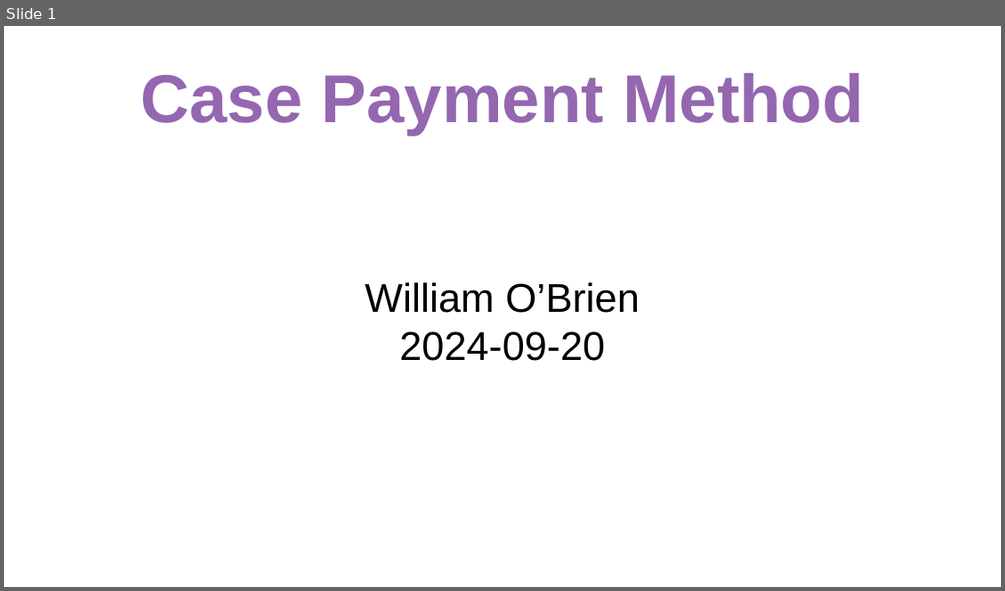
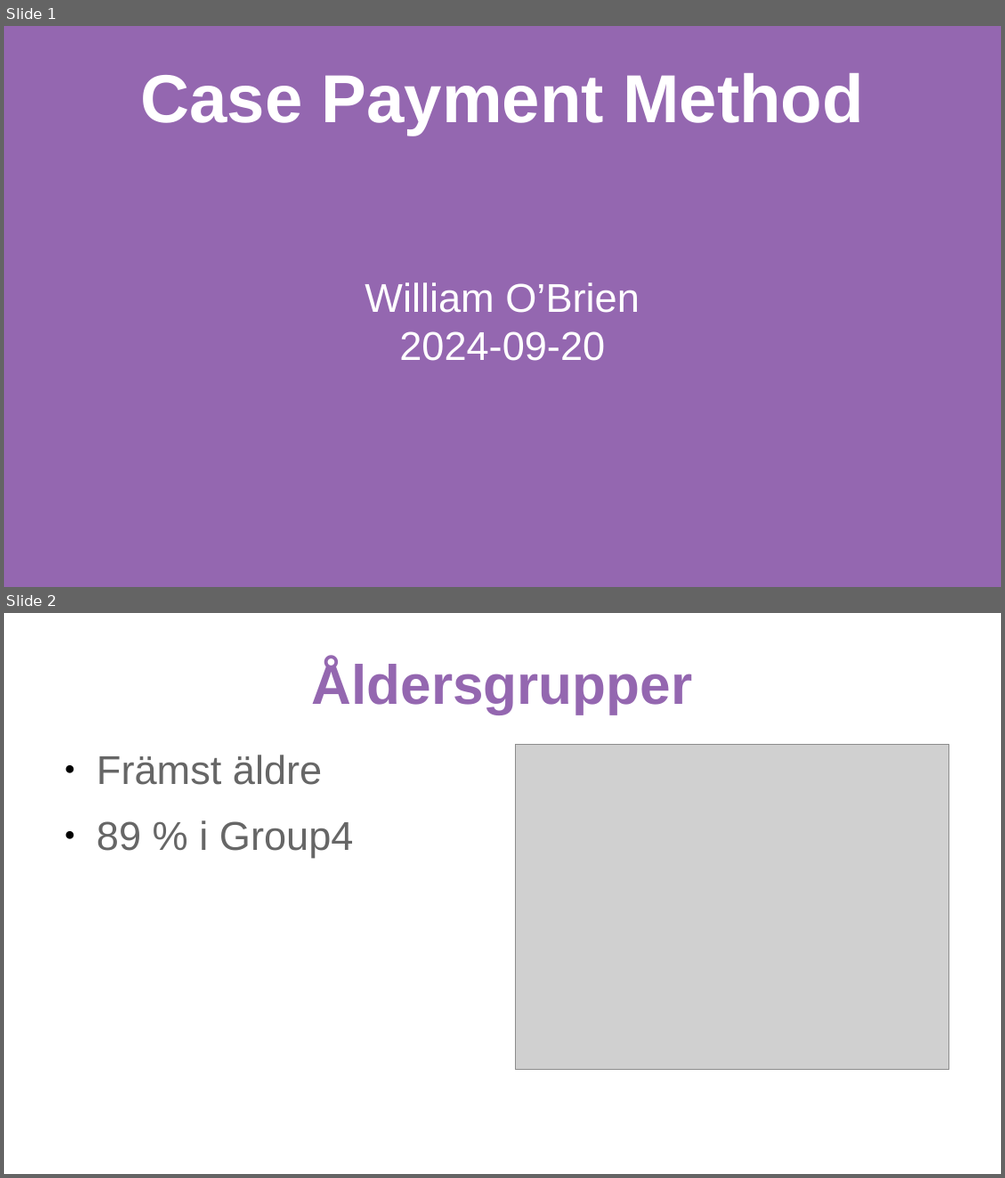
Before and after one commit to samfromsatc/payment_method_case_if, a slide deck: presentation_payment_method.odp. Shown one above the other, each under a label of ours: slide 1 before the commit, slides 1 and 2 after it. The pictures are 1005x591 and 1005x1178 pixels, drawn with LibreOffice and Linux fonts; fonts in the diff are those of the drawing; grey boxes stand for pictures. Boxes give left, top, right and bottom in pixels: in the first picture for what was removed or moved away, otherwise in the second. Text is boxed around its words. In the diff, an @@ line names an element or a change of style, - is before the commit and + after.

```diff
--- a/presentation_payment_method.odp
+++ b/presentation_payment_method.odp
@@ slide 2 added at [4,613,1001,1174], background #FFFFFF @@
@@ title added at [312,659,692,714], 44 pt, text #9467B0, bold @@
+Åldersgrupper
@@ picture added at [516,744,949,1070] @@
@@ text added at [97,755,354,858], 32 pt, text #666666 @@
+● Främst äldre
+● 89 % i Group4
@@ slide 1 changed as well @@
@@ background #FFFFFF to #9467B0 @@
@@ title "Case Payment Method" at [140,73,864,135]: text colour #9467B0 to #FFFFFF @@
@@ subtitle "William O’Brien" at [364,282,639,361]: text colour #000000 to #FFFFFF @@
```
Also in this commit, not shown: 6 other slides changed, 2 other slides added, 2 slides removed, 10 other files.
